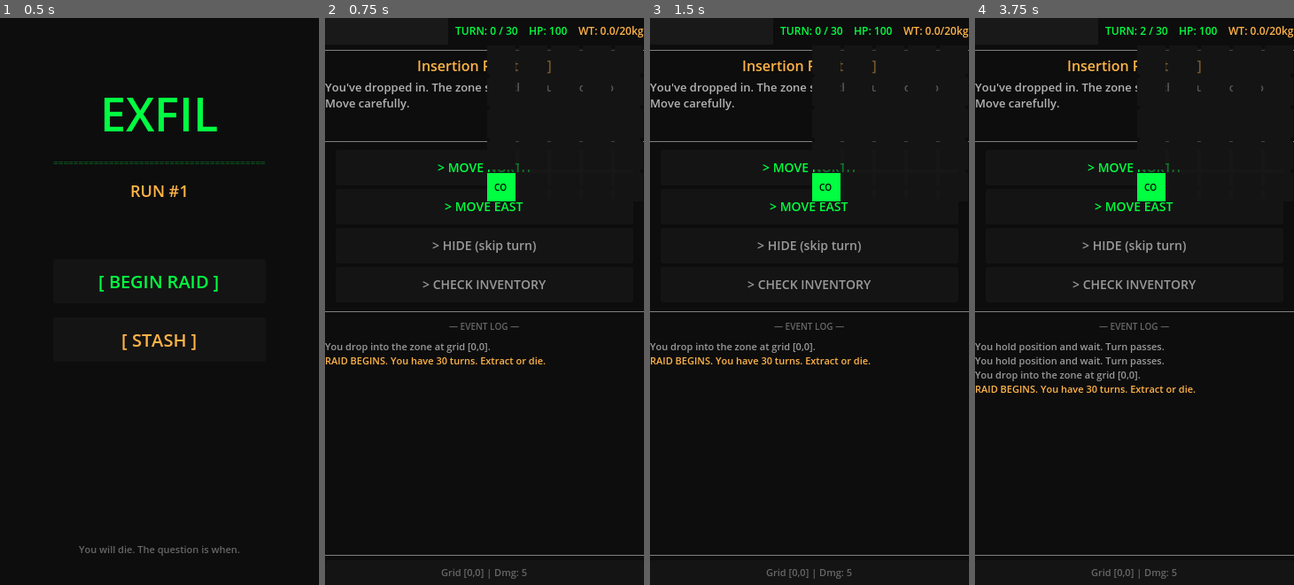
Above: before the commit, frames 1-4 (left to right).
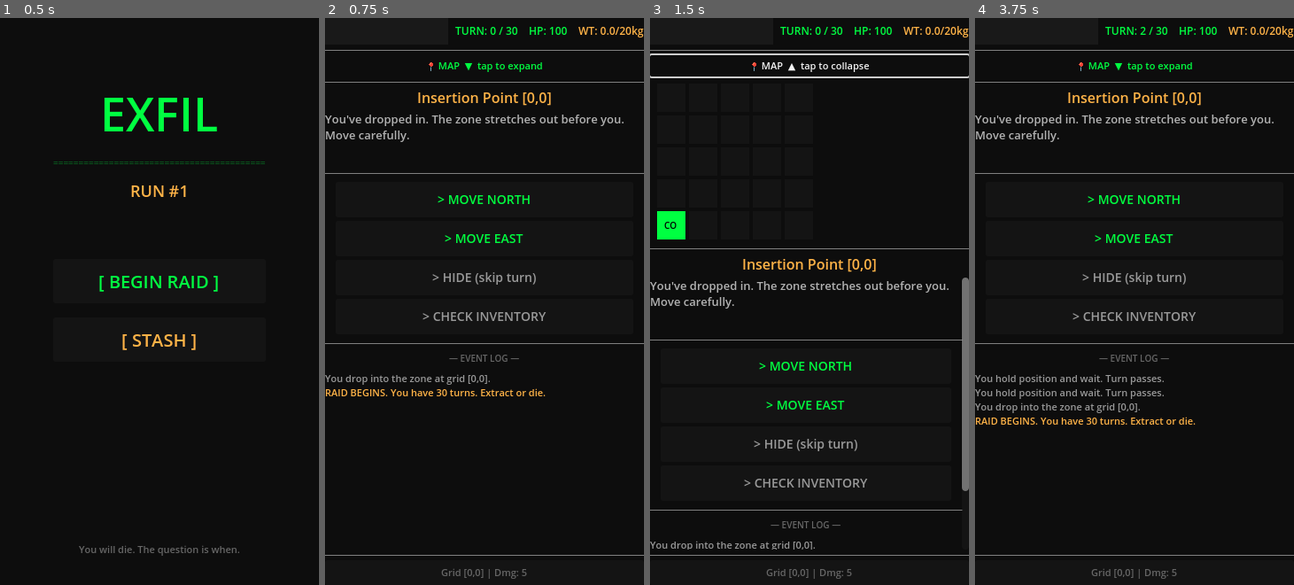
Above: after the commit, the same moments.

Repository: RJDray/Exfil
Game: Godot game, scene res://scenes/MainMenu.tscn
Two runs of this game, one before a commit and one after it. Both use one fixed random seed, a clock stepped at 60 frames per second and the inputs below.
Inputs (mouse positions are in pixels of both pictures, inside the frame that each line leads up to):
- Up to frame 1 (0.5 s): no input
- Up to frame 2 (0.75 s): click "[ BEGIN RAID ]" at 0.5 s
- Up to frame 3 (1.5 s): click (809, 63) at 1.25 s, where only the run after the commit has a clickable "📍 MAP ▼ tap to expand"
- Up to frame 4 (3.75 s): click (1134, 63) at 2 s, where only the run after the commit has a clickable "📍 MAP ▲ tap to collapse"; click "> HIDE (skip turn)" at 2.75 s; click "> HIDE (skip turn)" at 3.5 s

Frame 1 is identical in both runs. In frame 2, 6.6% of the frame differs, in the area x 0-100%, y 5-67%; in frame 3, 8.0%, in the area x 0-100%, y 5-94%; in frame 4, 7.7%.

Commit message:
fix(raid): move minimap into VBox layout, collapsible via tap

Diff:
--- a/scenes/Raid.tscn
+++ b/scenes/Raid.tscn
@@ -73,6 +73,35 @@
 layout_mode = 2
 theme_override_colors/separator_color = Color(0, 1, 0.255, 0.3)
 
+[node name="MapToggleBtn" type="Button" parent="MainVBox"]
+unique_name_in_owner = true
+layout_mode = 2
+custom_minimum_size = Vector2(0, 24)
+theme_override_colors/font_color = Color(0, 1, 0.255, 1)
+theme_override_font_sizes/font_size = 11
+text = "📍 MAP  ▼  tap to expand"
+flat = true
+alignment = 1
+
+[node name="MinimapCollapse" type="MarginContainer" parent="MainVBox"]
+unique_name_in_owner = true
+layout_mode = 2
+theme_override_constants/margin_left = 8
+theme_override_constants/margin_right = 8
+theme_override_constants/margin_top = 4
+theme_override_constants/margin_bottom = 4
+visible = false
+
+[node name="MinimapGrid" type="GridContainer" parent="MainVBox/MinimapCollapse"]
+unique_name_in_owner = true
+layout_mode = 2
+size_flags_horizontal = 3
+columns = 5
+
+[node name="MapDivider" type="HSeparator" parent="MainVBox"]
+layout_mode = 2
+theme_override_colors/separator_color = Color(0, 1, 0.255, 0.3)
+
 [node name="RoomTitle" type="Label" parent="MainVBox"]
 unique_name_in_owner = true
 layout_mode = 2
@@ -138,31 +167,6 @@
 scroll_active = false
 text = ""
 
-[node name="MinimapPanel" type="Panel" parent="."]
-unique_name_in_owner = true
-layout_mode = 1
-anchor_left = 1.0
-anchor_right = 1.0
-offset_left = -174.0
-offset_top = 34.0
-offset_right = -4.0
-offset_bottom = 204.0
-grow_horizontal = 0
-
-[node name="MinimapGrid" type="GridContainer" parent="MinimapPanel"]
-unique_name_in_owner = true
-layout_mode = 1
-anchors_preset = 15
-anchor_right = 1.0
-anchor_bottom = 1.0
-offset_left = 3.0
-offset_top = 3.0
-offset_right = -3.0
-offset_bottom = -3.0
-grow_horizontal = 2
-grow_vertical = 2
-columns = 5
-
 [node name="Divider4" type="HSeparator" parent="MainVBox"]
 layout_mode = 2
 theme_override_colors/separator_color = Color(0, 1, 0.255, 0.3)
--- a/scripts/Raid.gd
+++ b/scripts/Raid.gd
@@ -26,6 +26,9 @@
 @onready var log_text: RichTextLabel = %LogText
 @onready var status_label: Label = %StatusLabel
 @onready var minimap_grid: GridContainer = %MinimapGrid
+@onready var minimap_collapse: MarginContainer = %MinimapCollapse
+@onready var map_toggle_btn: Button = %MapToggleBtn
+var minimap_expanded: bool = false
 
 var event_log: Array = []
 
@@ -40,11 +43,18 @@
 			col.append(false)
 		visited_rooms.append(col)
 	visited_rooms[0][0] = true
+	map_toggle_btn.pressed.connect(_toggle_minimap)
 	_add_log("[color=#ffb347]RAID BEGINS. You have 30 turns. Extract or die.[/color]")
 	_add_log("You drop into the zone at grid [0,0].")
 	_update_ui()
 	_update_minimap()
 	_show_room()
+
+
+func _toggle_minimap() -> void:
+	minimap_expanded = !minimap_expanded
+	minimap_collapse.visible = minimap_expanded
+	map_toggle_btn.text = "📍 MAP  " + ("▲  tap to collapse" if minimap_expanded else "▼  tap to expand")
 
 
 # --- Map Generation ---
Not shown, added: scripts/GameData.gd.uid
Not shown, added: scripts/HomeBase.gd.uid
Not shown, added: scripts/ItemDatabase.gd.uid
Not shown, added: scripts/MainMenu.gd.uid
Not shown, added: scripts/PostRaid.gd.uid
Not shown, added: scripts/Raid.gd.uid
